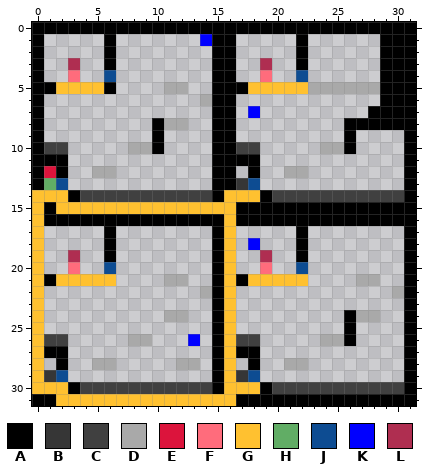
File history of a pixel-art sprite, AridArnold/Content/Levels/level4-3.png. The picture above is the old version.
The file is 32x32 pixels.
Palette (. is transparent): A #000000  B #363636  C #404040  D #a9a9a9  E #dc143c  F #ff6c7c  G #ffc130  H #61ad65  J #0d4c92  K #0000ff  L #af2d50fe
Pixels before, first column x 0:
 0 AAAAAAAAAAAAAAAAAAAAAAAAAAAAAAAA
 1 A.....A.......KAA.....A......AAA
 2 A.....A........AA.....A......AAA
 3 A..L..A........AA..L..A......AAA
 4 A..F..J........AA..F..J......AAA
 5 AAGGGGA....DD..AAAGGGGGDDDDDDAAA
 6 A.............DAA............AAA
 7 A..............AA.K.........AAAA
 8 A.........ADD..AA.........AAAAAA
 9 A.........A....AA.........A....A
10 ACC.....DDA....AACC.....DDA....A
11 AAA............AAAA............A
12 AEA..DD........AA.A..DD........A
13 AHJ............AABJ............A
14 GGGACCCCCCCCCCCAGGGACCCCCCCCCCCA
15 GAGGGGGGGGGGGGGGGAAAAAAAAAAAAAAA
16 GAAAAAAAAAAAAAAAGAAAAAAAAAAAAAAA
17 G.....A........AG.....A........A
18 G.....A........AG.K...A........A
19 G..L..A........AG..L..A........A
20 G..F..J........AG..F..J........A
21 GAGGGGG....DD..AGAGGGGG....DD..A
22 G.............DAG.............DA
23 G..............AG..............A
24 G..........DD..AG.........ADD..A
25 G..............AG.........A....A
26 GCC.....DD...K.AGCC.....DDA....A
27 GAA............AGAA............A
28 G.A..DD.....DD.AG.A..DD........A
29 GBJ............AGBJ............A
30 GGGACCCCCCCCCCCAGGGACCCCCCCCCCCA
31 AAGGGGGGGGGGGGGGGAAAAAAAAAAAAAAA
The same view after the edit:
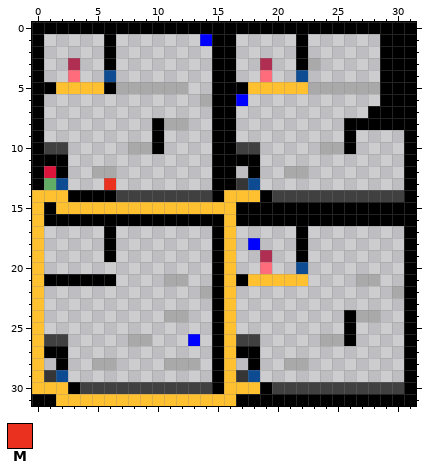
Colours new in this view: M #ea301f
What changed:
Changed rows in their new state; - is an unchanged pixel.
first column x 7:
 3 ----------------D
 5 DDDD-------------
 6 ----------K------
 7 -----------.-----
first column x 4:
13 --M
14 AAA
first column x 2:
19 -.---
20 -.--.
21 AAAAA
first column x 11:
28 D
